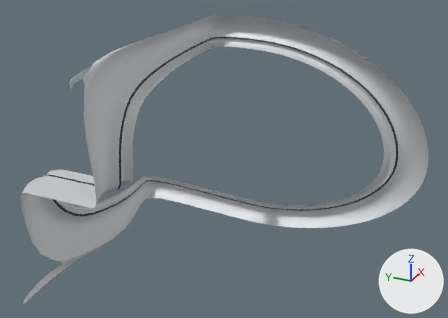
A saved change to the Blender file asset/models/hull-bow-2127/hull-bow-2127.blend.
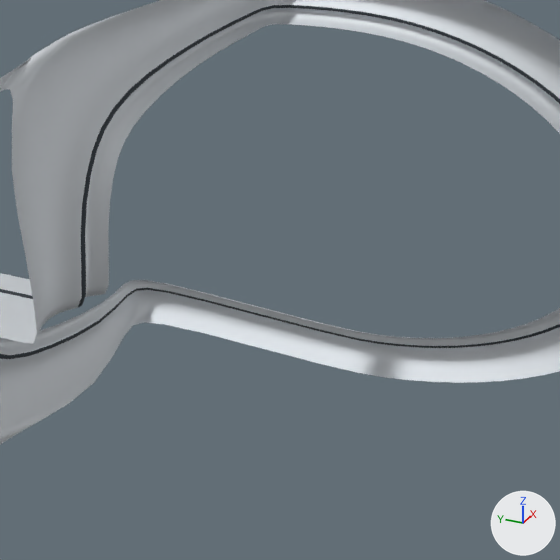
Each version is shown whole from a 50 mm lens placed at (36.8, -34.9, 40.9), pointed at (87.5, -12.1, 15.6), then close up on the part from 17% to 81% of the width and 11% to 100% of the height. The axes (+X, +Y, +Z) are drawn at lower right. The lights are the same throughout. The first two pictures are the older version.

The first close-up shows 'Bow_Collar'.
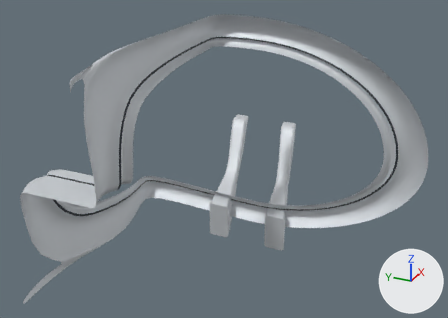
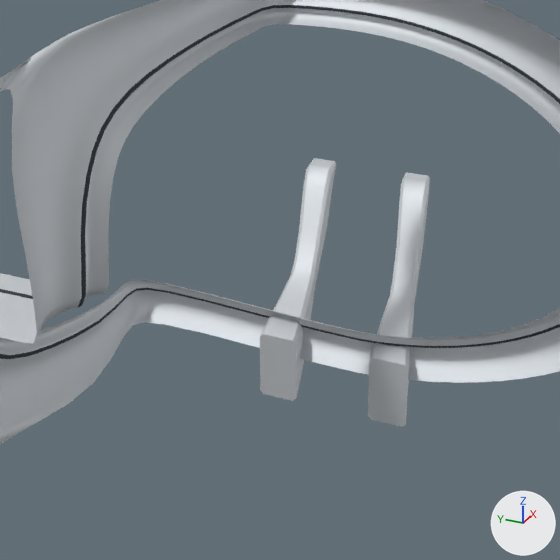
Commit message: feat(city): reveal the bow rail recess

What changed in the scene script:
```text
Add me_bow_bearing_inland:
    me_bow_bearing_inland.from_pydata(...)  # 80 vertices, 74 faces; spans x 91.95..103.0, y -17.21..-12.88, z 3.65..14.18
    me_bow_bearing_inland.materials.append(mat_bow_silver)  # light grey #dadee2
Add me_bow_bearing_seaward:
    me_bow_bearing_seaward.from_pydata(...)  # 80 vertices, 74 faces; spans x 91.95..103.0, y -10.58..-6.83, z 3.65..14.18
    me_bow_bearing_seaward.materials.append(mat_bow_silver)  # light grey #dadee2
Add ob_bow_bearing_inland:
    ob_bow_bearing_inland = bpy.data.objects.new('Bow_Bearing_Inland', me_bow_bearing_inland)
    ob_bow_bearing_inland.location = (0.0, 0.0, 0.0)
Add ob_bow_bearing_seaward:
    ob_bow_bearing_seaward = bpy.data.objects.new('Bow_Bearing_Seaward', me_bow_bearing_seaward)
    ob_bow_bearing_seaward.location = (0.0, 0.0, 0.0)
```

Where the change shows, as pixel boxes [x1, y1, x2, y2] in the close-ups (560 x 560 px):
'Bow_Bearing_Seaward', added
    after: [260, 158, 336, 401]
'Bow_Bearing_Inland', added
    after: [368, 173, 430, 427]
